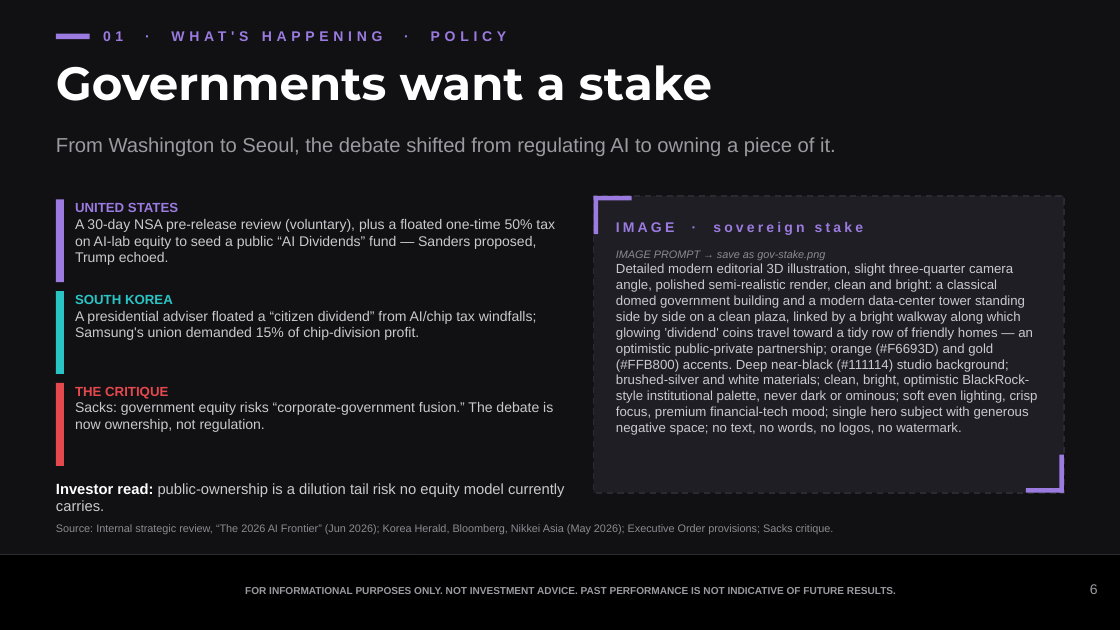
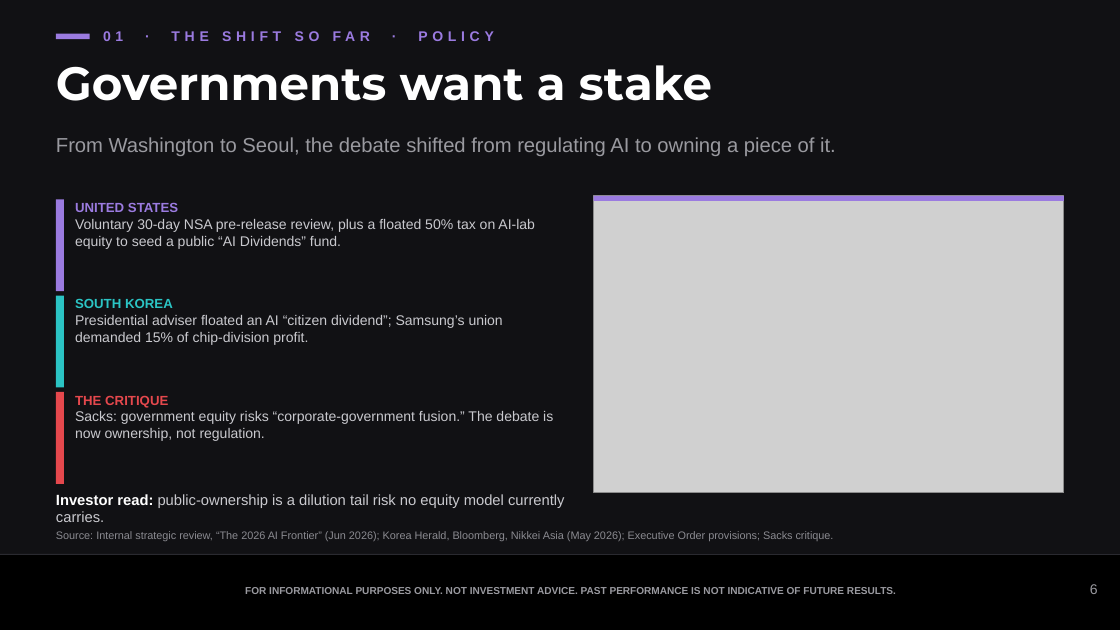
Before and after one commit to samuelcmcclellan-cell/ai-markets-deck, a slide deck: slide 6 of ai-markets-deck.pptx. Drawn at 1120x630 pixels with LibreOffice and Linux fonts; fonts in the diff are those of the drawing; grey boxes stand for pictures. Boxes give left, top, right and bottom in pixels: in the first picture for what was removed or moved away, otherwise in the second. Text is boxed around its words. In the diff, an @@ line names an element or a change of style, - is before the commit and + after.

```diff
--- a/ai-markets-deck.pptx
+++ b/ai-markets-deck.pptx
@@ text at (x1=103, y1=31, x2=494, y2=41): text changed @@
-01 · WHAT'S HAPPENING · POLICY
+01 · THE SHIFT SO FAR · POLICY
@@ rectangle resized from (x1=56, y1=199, x2=64, y2=282) to (x1=56, y1=199, x2=64, y2=291) @@
@@ rectangle removed at (x1=594, y1=196, x2=1064, y2=493) @@
@@ rectangle removed at (x1=594, y1=196, x2=632, y2=200) @@
@@ rectangle removed at (x1=594, y1=196, x2=598, y2=234) @@
@@ picture added at (x1=594, y1=196, x2=1064, y2=493) @@
@@ rectangle added at (x1=594, y1=196, x2=1064, y2=200), fill #9B7BE0 @@
@@ text at (x1=75, y1=219, x2=535, y2=249): text changed @@
-A 30-day NSA pre-release review (voluntary), plus a floated one-time 50% tax on AI-lab equity to seed a public “AI Dividends” fund — Sanders proposed, Trump echoed.
+Voluntary 30-day NSA pre-release review, plus a floated 50% tax on AI-lab equity to seed a public “AI Dividends” fund.
@@ text removed at (x1=616, y1=222, x2=863, y2=235) @@
-IMAGE · sovereign stake
@@ text removed at (x1=616, y1=250, x2=1038, y2=435) @@
-IMAGE PROMPT → save as gov-stake.png
-Detailed modern editorial 3D illustration, slight three-quarter camera angle, polished semi-realistic render, clean and bright: a classical domed government building and a modern data-center tower standing side by side on a clean plaza, linked by a bright walkway along which glowing 'dividend' coins travel toward a tidy row of friendly homes — an optimistic public-private partnership; orange (#F6693D) and gold (#FFB800) accents. Deep near-black (#111114) studio background; brushed-silver and white materials; clean, bright, optimistic BlackRock-style institutional palette, never dark or ominous; soft even lighting, crisp focus, premium financial-tech mood; single hero subject with generous negative space; no text, no words, no logos, no watermark.
@@ rectangle resized from (x1=56, y1=291, x2=64, y2=374) to (x1=56, y1=296, x2=64, y2=388) @@
@@ text at (x1=75, y1=315, x2=503, y2=345): text changed @@
-A presidential adviser floated a “citizen dividend” from AI/chip tax windfalls; Samsung's union demanded 15% of chip-division profit.
+Presidential adviser floated an AI “citizen dividend”; Samsung’s union demanded 15% of chip-division profit.
@@ rectangle resized from (x1=56, y1=383, x2=64, y2=466) to (x1=56, y1=392, x2=64, y2=484) @@
@@ text "THE CRITIQUE" moved from (x1=75, y1=387, x2=553, y2=432) to (x1=75, y1=396, x2=553, y2=441) @@
@@ rectangle removed at (x1=1060, y1=455, x2=1064, y2=493) @@
@@ text "Investor read: public-ownership is a ..." moved from (x1=56, y1=483, x2=565, y2=511) to (x1=56, y1=494, x2=565, y2=522) @@
@@ rectangle removed at (x1=1026, y1=488, x2=1064, y2=493) @@
@@ text "Source: Internal strategic review, “The ..." moved from (x1=56, y1=524, x2=834, y2=534) to (x1=56, y1=531, x2=834, y2=541) @@
```
Also in this commit, not shown: 8 other slides changed, 2 slides added, 3 slides removed, 18 other files.
